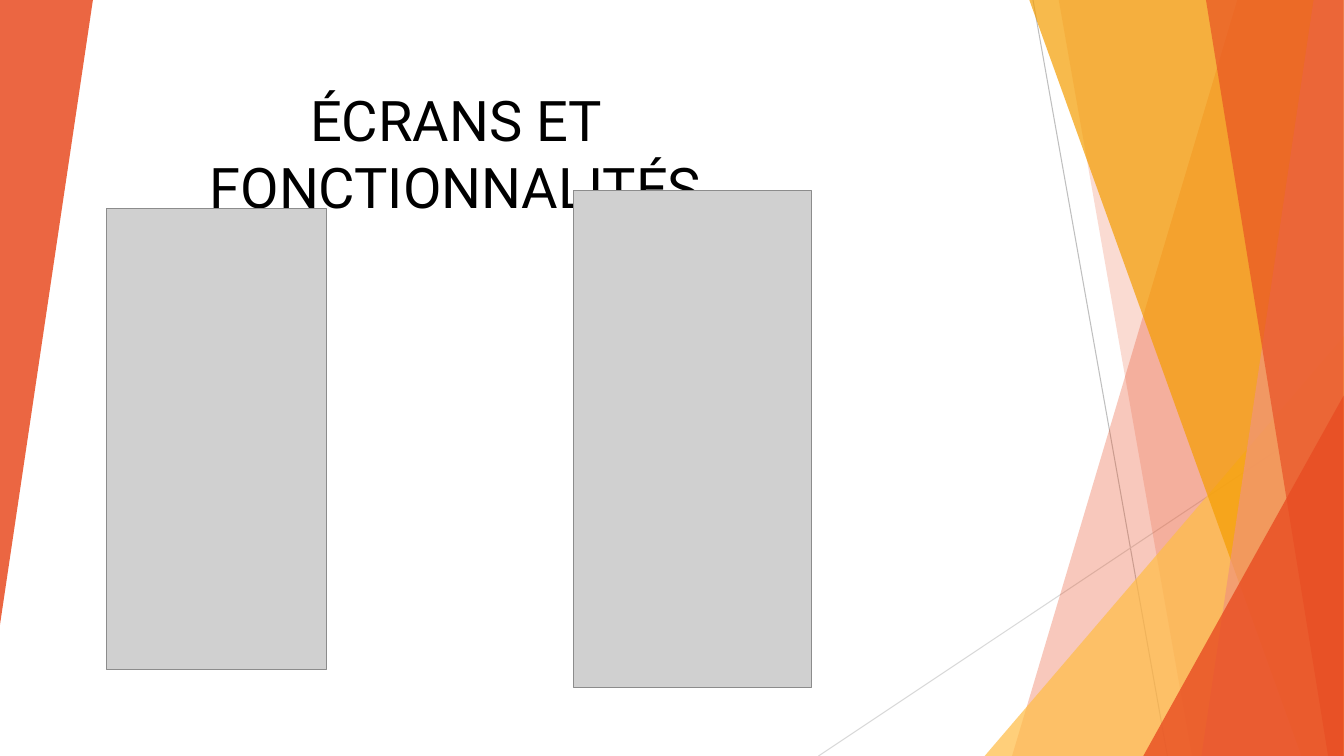
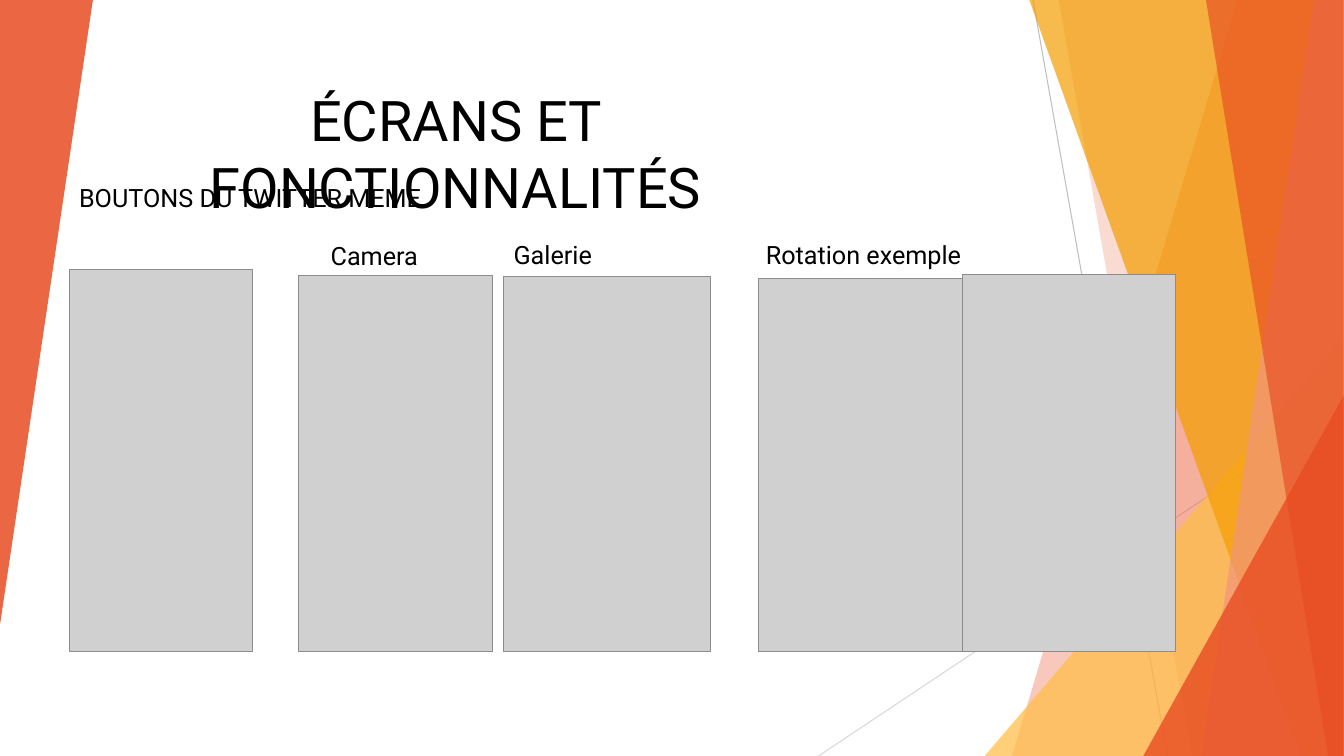
Before and after one commit to prooli22/MemesPasGame, a slide deck: slide 5 of Présentation PP.pptx (slide 4 before the commit). Drawn at 1344x756 pixels with LibreOffice and Linux fonts; fonts in the diff are those of the drawing; grey boxes stand for pictures. Boxes give left, top, right and bottom in pixels: in the first picture for what was removed or moved away, otherwise in the second. Text is boxed around its words. In the diff, an @@ line names an element or a change of style, - is before the commit and + after.

```diff
--- a/Présentation PP.pptx
+++ b/Présentation PP.pptx
@@ text added at bbox=[79, 184, 421, 209], 18 pt, text #000000 @@
+BOUTONS DU TWITTER MEME
@@ picture removed at bbox=[574, 191, 812, 688] @@
@@ picture: place and size @@
-picture at bbox=[106, 209, 327, 669]
+picture at bbox=[70, 269, 252, 651]
@@ text added at bbox=[331, 247, 418, 266], 18 pt, text #000000 @@
+Camera
@@ text added at bbox=[514, 245, 592, 265], 18 pt, text #000000 @@
+Galerie
@@ text added at bbox=[766, 245, 961, 269], 18 pt, text #000000 @@
+Rotation exemple
@@ picture added at bbox=[299, 275, 493, 651] @@
@@ picture added at bbox=[504, 276, 711, 652] @@
@@ picture added at bbox=[759, 278, 963, 652] @@
@@ picture added at bbox=[963, 274, 1177, 651] @@
```
Also in this commit, not shown: 10 other slides changed, 1 slide added, 6 other files.
